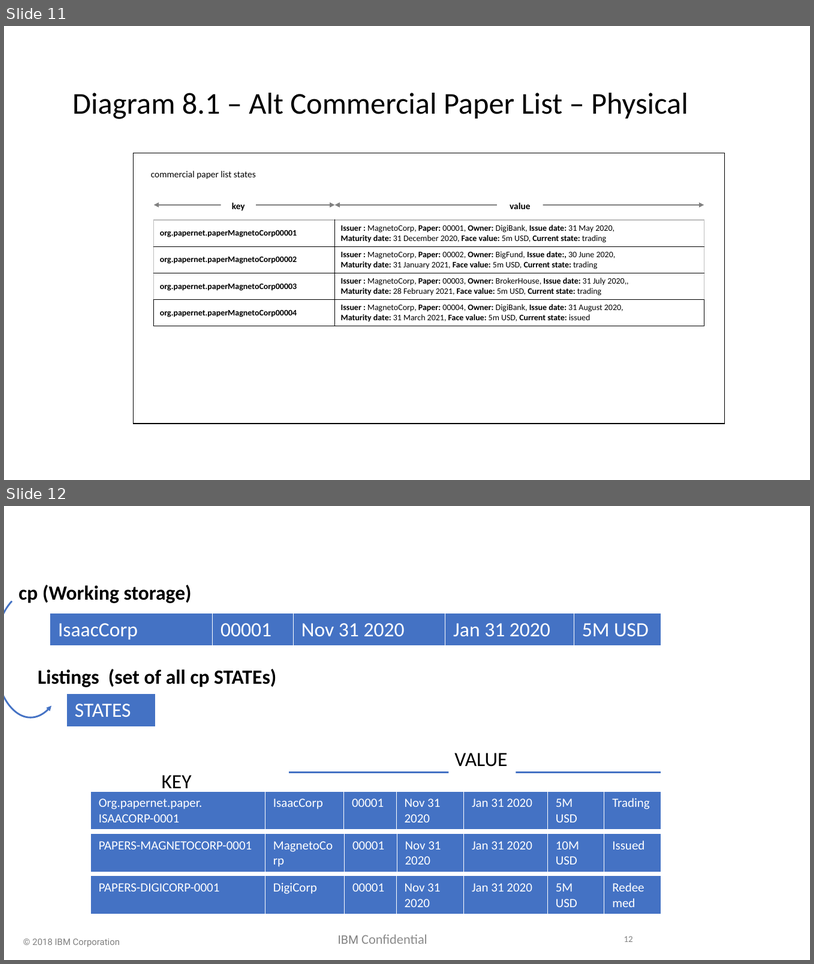
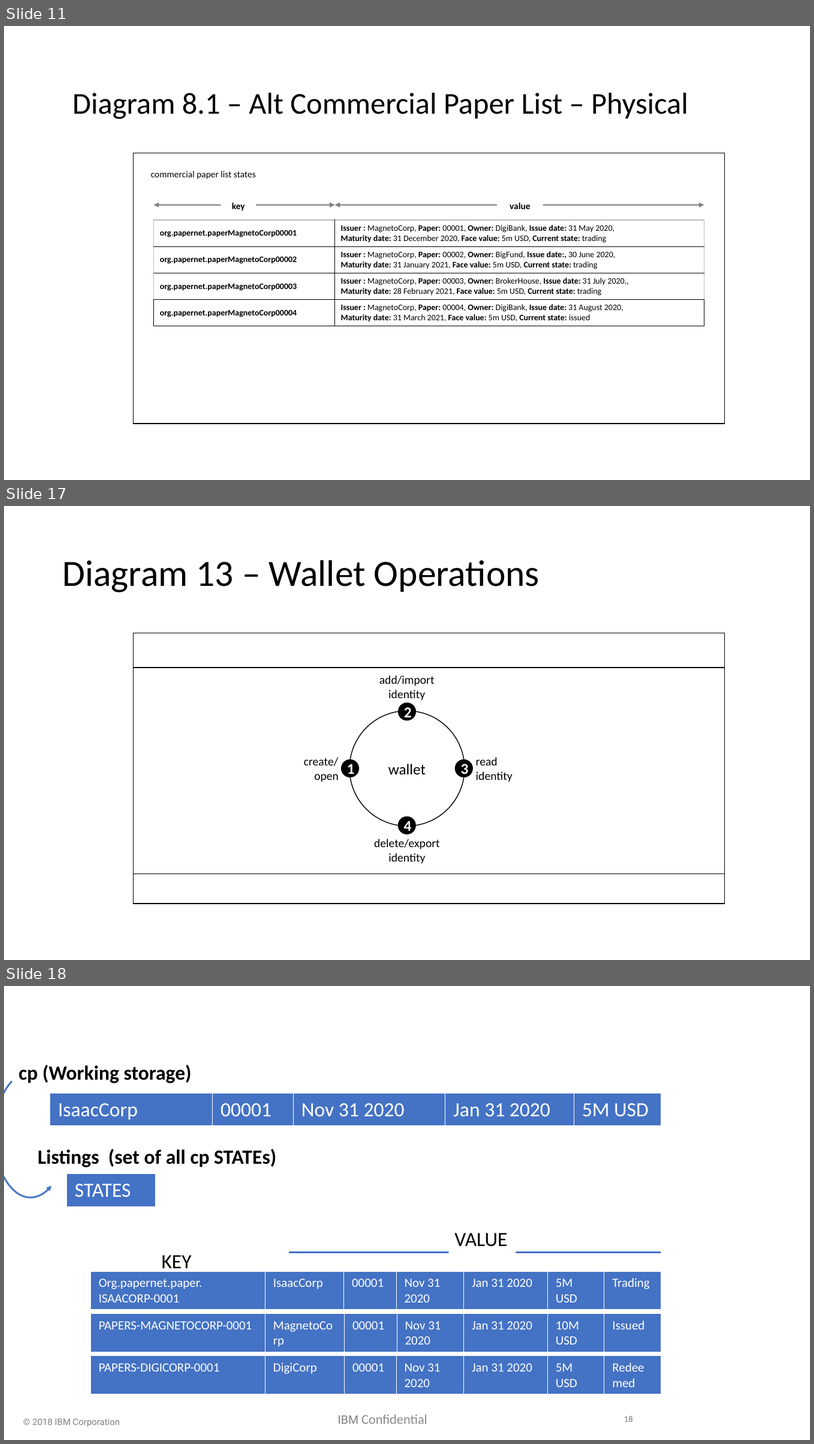
Before and after one commit to hyperledger/fabric, a slide deck: docs/source/developapps/diagrams.pptx. Shown one above the other, each under a label of ours: slides 11 and 12 before the commit, slides 11, 17 and 18 after it; the slides between them are not shown. The pictures are 814x964 and 814x1444 pixels, drawn with LibreOffice and Linux fonts; fonts in the diff are those of the drawing; background and template pictures are left out. Boxes give left, top, right and bottom in pixels: in the first picture for what was removed or moved away, otherwise in the second. Text is boxed around its words. In the diff, an @@ line names an element or a change of style, - is before the commit and + after.

Commit message:
FAB-12806 Developing Apps: Wallet topic

```diff
--- a/docs/source/developapps/diagrams.pptx
+++ b/docs/source/developapps/diagrams.pptx
@@ slide 17 added at (4,506,810,960), background #FFFFFF @@
@@ title added at (62,560,540,592), 44 pt, text #000000 @@
+Diagram 13 – Wallet Operations
@@ rectangle added at (134,633,725,903), outline #000000 1 pt @@
@@ line added from (134, 667) to (725, 667), #000000 1 pt @@
@@ text added at (380,675,435,700), 14 pt, text #000000 @@
+add/import
+identity
@@ ellipse added at (398,703,416,720), fill #000000, outline #000000 1 pt, 18 pt, text #FFFFFF, bold @@
+2
@@ ellipse added at (350,711,465,825), fill #FFFFFF, outline #000000 1 pt, 18 pt, text #000000 @@
+wallet
@@ text added at (304,757,339,781), 14 pt, text #000000 @@
+create/
+open
@@ text added at (476,757,513,781), 14 pt, text #000000 @@
+read
+identity
@@ ellipse added at (342,759,359,777), fill #000000, outline #000000 1 pt, 18 pt, text #FFFFFF, bold @@
+1
@@ ellipse added at (456,759,473,777), fill #000000, outline #000000 1 pt, 18 pt, text #FFFFFF, bold @@
+3
@@ ellipse added at (398,816,416,834), fill #000000, outline #000000 1 pt, 18 pt, text #FFFFFF, bold @@
+4
@@ text added at (374,838,440,863), 14 pt, text #000000 @@
+delete/export
+identity
@@ line added from (134, 874) to (725, 874), #000000 1 pt @@
@@ what was slide 12 is now slide 18 @@
@@ page number at (624,1416,633,1422): text changed @@
-12
+18
```
Also in this commit, not shown: 5 other slides added, 9 other files.
